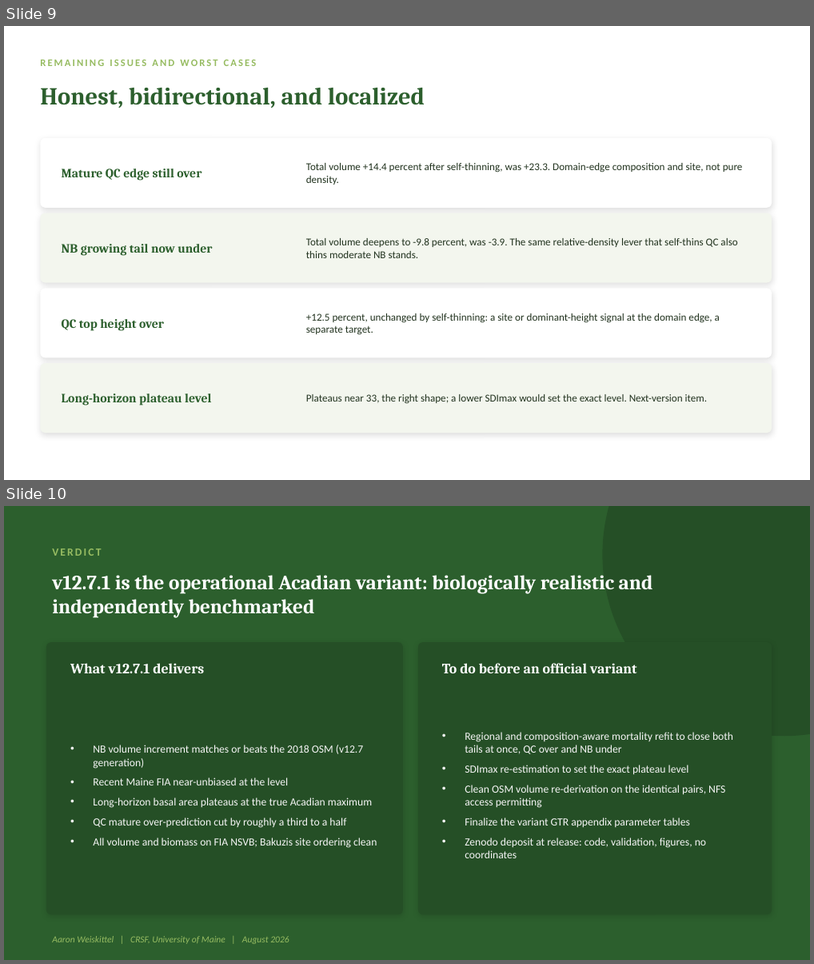
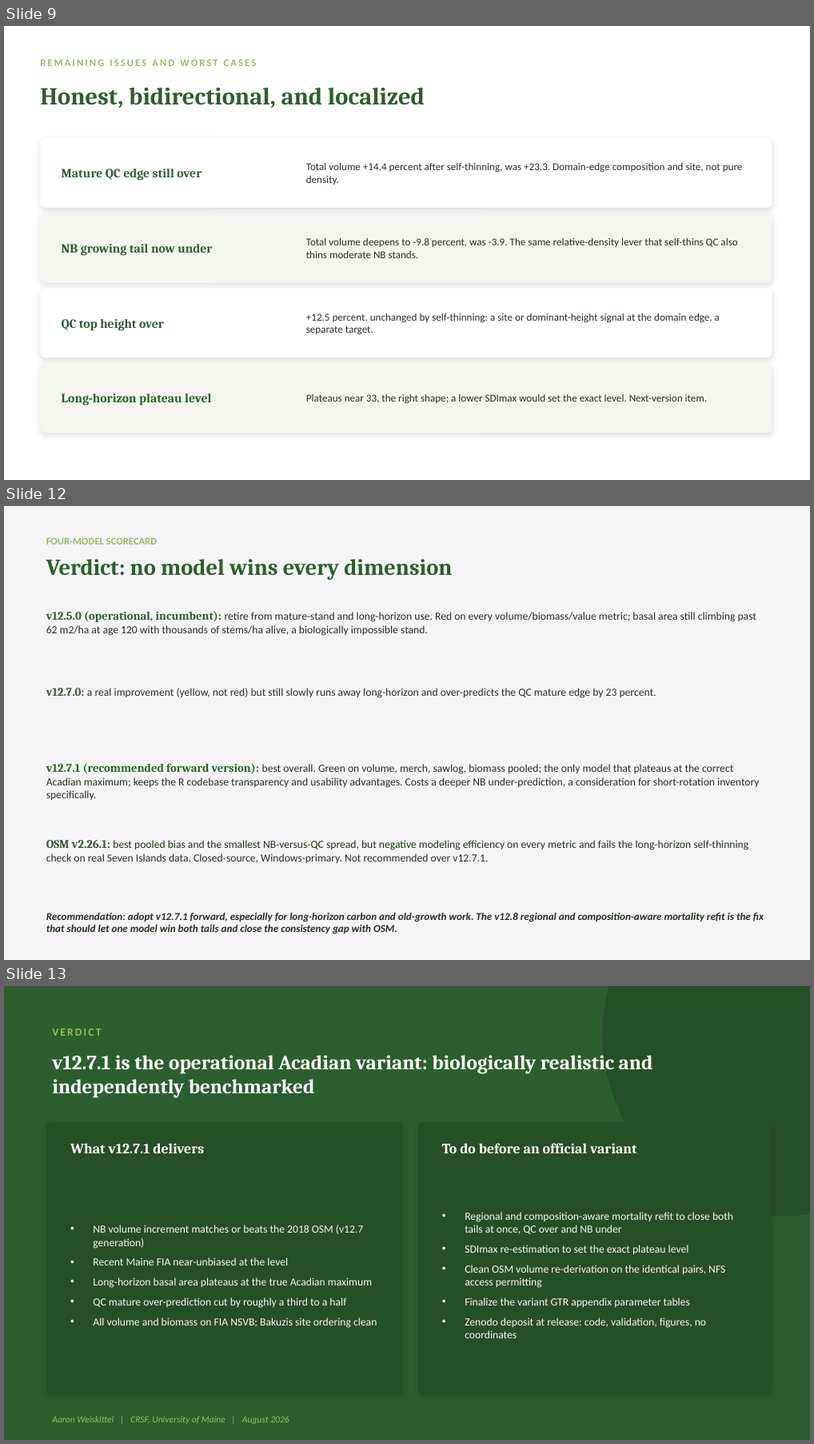
Before and after one commit to holoros/fvs-acd, a slide deck: FVS-ACD_v1271_Hennigar_Aug2026.pptx. Shown one above the other, each under a label of ours: slides 9 and 10 before the commit, slides 9, 12 and 13 after it; the slides between them are not shown. The pictures are 814x964 and 814x1444 pixels, drawn with LibreOffice and Linux fonts; fonts in the diff are those of the drawing. Boxes give left, top, right and bottom in pixels: in the first picture for what was removed or moved away, otherwise in the second. Text is boxed around its words. In the diff, an @@ line names an element or a change of style, - is before the commit and + after.

Commit message:
Four-model scorecard (v12.5.0, v12.7.0, v12.7.1, OSM v2.26.1): quantitative (bias, RMSE, NSE, PAI, FIA) and qualitative (Bakuzis, trajectory, transparency, usability, uncertainty) dimensions, heatmap + radar figures, updated Hennigar deck and benchmark report
- OSM confirmed at latest release v2.26.1 (checked OSM-Contributors GitHub and forusresearch.com)
- v12.5.0 comprehensive benchmark run (cb_v125_results.csv) and recent Maine FIA run added
- four_way_scorecard.R merges all four models on identical in-domain MagPlot NB/QC pairs
- Key finding: OSM has lowest pooled bias but negative modeling efficiency (NSE) on every metric;
  v12.5.0 fails Bakuzis self-thinning outright (BA to 62-64 m2/ha at age 120); v12.7.1 best overall
- Verdict: v12.7.1 recommended forward version; v12.8 regional/composition-aware mortality refit
  remains the flagged next step for the NB/QC bidirectional bias

```diff
--- a/FVS-ACD_v1271_Hennigar_Aug2026.pptx
+++ b/FVS-ACD_v1271_Hennigar_Aug2026.pptx
@@ slide 12 added at [4, 506, 810, 960], background #F5F5F5 @@
@@ text added at [46, 538, 157, 544], 12 pt, text #97BC62, bold @@
+FOUR-MODEL SCORECARD
@@ text added at [46, 559, 452, 580], 27 pt, text #2C5F2D, bold @@
+Verdict: no model wins every dimension
@@ text added at [46, 611, 757, 636], 13 pt, text #22331F @@
+v12.5.0 (operational, incumbent): retire from mature-stand and long-horizon use. Red on every volume/biomass/value metric; basal area still climbing past 62 m2/ha at age 120 with thousands of stems/ha alive, a biologically impossible stand.
@@ text added at [46, 688, 657, 698], 13 pt, text #22331F @@
+v12.7.0: a real improvement (yellow, not red) but still slowly runs away long-horizon and over-predicts the QC mature edge by 23 percent.
@@ text added at [46, 763, 759, 800], 13 pt, text #22331F @@
+v12.7.1 (recommended forward version): best overall. Green on volume, merch, sawlog, biomass pooled; the only model that plateaus at the correct Acadian maximum; keeps the R codebase transparency and usability advantages. Costs a deeper NB under-prediction, a consideration for short-rotation inventory specifically.
@@ text added at [46, 840, 749, 863], 13 pt, text #22331F @@
+OSM v2.26.1: best pooled bias and the smallest NB-versus-QC spread, but negative modeling efficiency on every metric and fails the long-horizon self-thinning check on real Seven Islands data. Closed-source, Windows-primary. Not recommended over v12.7.1.
@@ text added at [46, 912, 764, 933], 12.5 pt, text #22331F, bold, italic @@
+Recommendation: adopt v12.7.1 forward, especially for long-horizon carbon and old-growth work. The v12.8 regional and composition-aware mortality refit is the fix that should let one model win both tails and close the consistency gap with OSM.
@@ what was slide 10 is now slide 13 @@
```
Also in this commit, not shown: 3 slides changed, 2 other slides added, 10 other files.
